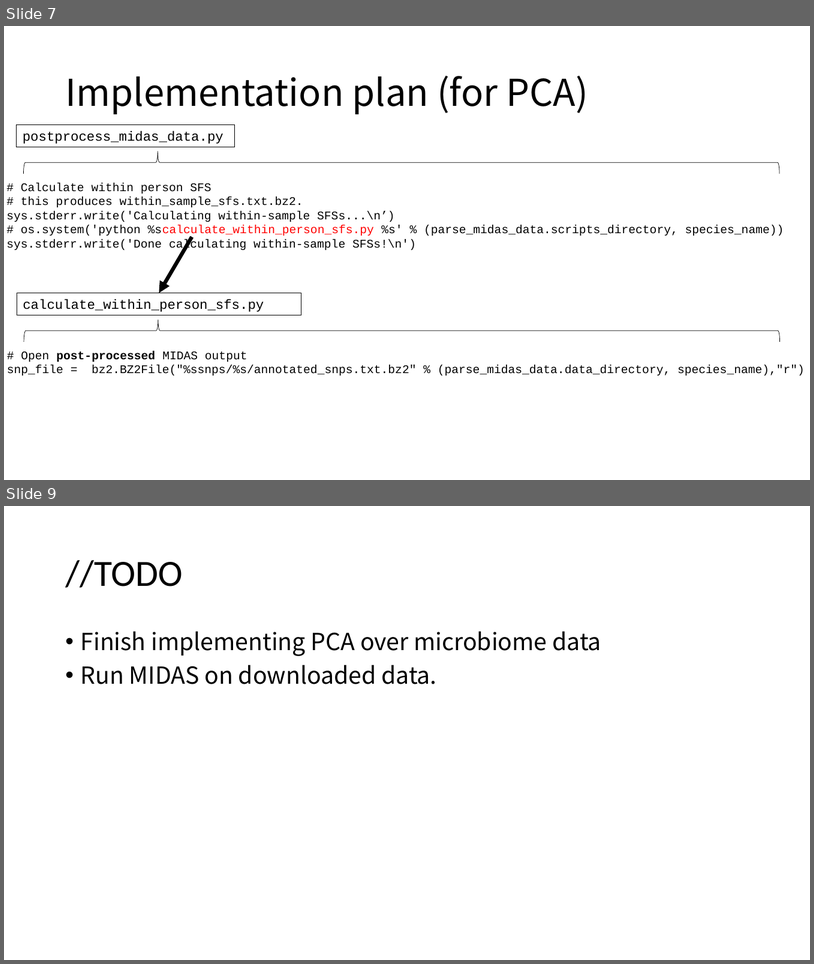
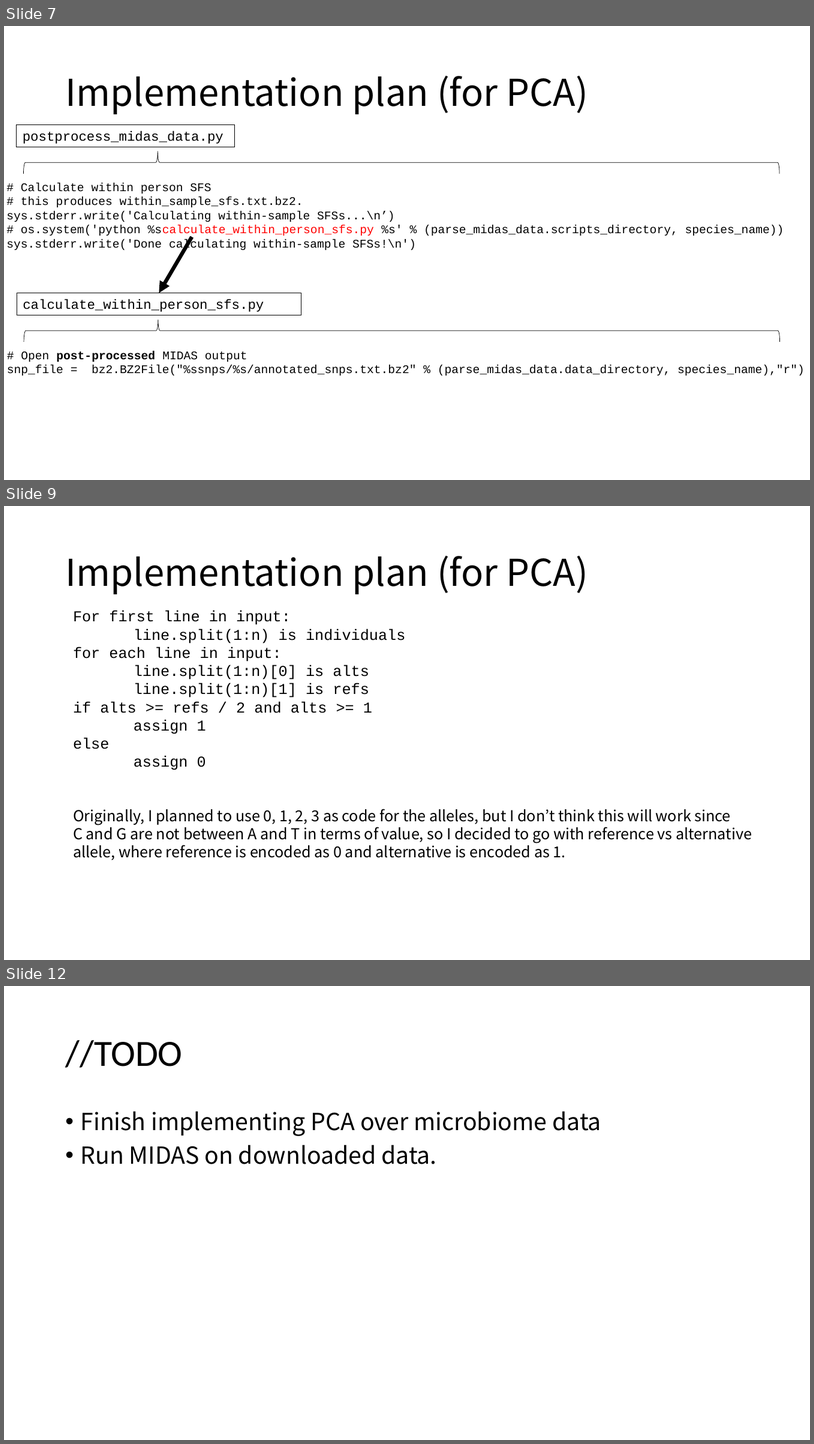
Before and after one commit to jon-mah/demo_for_ccgb, a slide deck: Summary/20210209_demo_for_ccgb_rotation_update.pptx. Shown one above the other, each under a label of ours: slides 7 and 9 before the commit, slides 7, 9 and 12 after it; the slides between them are not shown. The pictures are 814x964 and 814x1444 pixels, drawn with LibreOffice and Linux fonts; fonts in the diff are those of the drawing. Boxes give left, top, right and bottom in pixels: in the first picture for what was removed or moved away, otherwise in the second. Text is boxed around its words. In the diff, an @@ line names an element or a change of style, - is before the commit and + after.

```diff
--- a/Summary/20210209_demo_for_ccgb_rotation_update.pptx
+++ b/Summary/20210209_demo_for_ccgb_rotation_update.pptx
@@ slide 9 added at [4, 506, 810, 960], background #FFFFFF @@
@@ title added at [65, 556, 588, 594], 44 pt, text #000000 @@
+Implementation plan (for PCA)
@@ text added at [73, 610, 752, 860], 18 pt, text #000000 @@
+For first line in input:
+line.split(1:n) is individuals
+for each line in input:
+line.split(1:n)[0] is alts
+line.split(1:n)[1] is refs
+if alts >= refs / 2 and alts >= 1
+assign 1
+else
+assign 0
+Originally, I planned to use 0, 1, 2, 3 as code for the alleles, but I don’t think this will work since
+C and G are not between A and T in terms of value, so I decided to go with reference vs alternative
+allele, where reference is encoded as 0 and alternative is encoded as 1.
@@ what was slide 9 is now slide 12 @@
```
Also in this commit, not shown: 1 slide changed, 2 other slides added, 4 other files.
